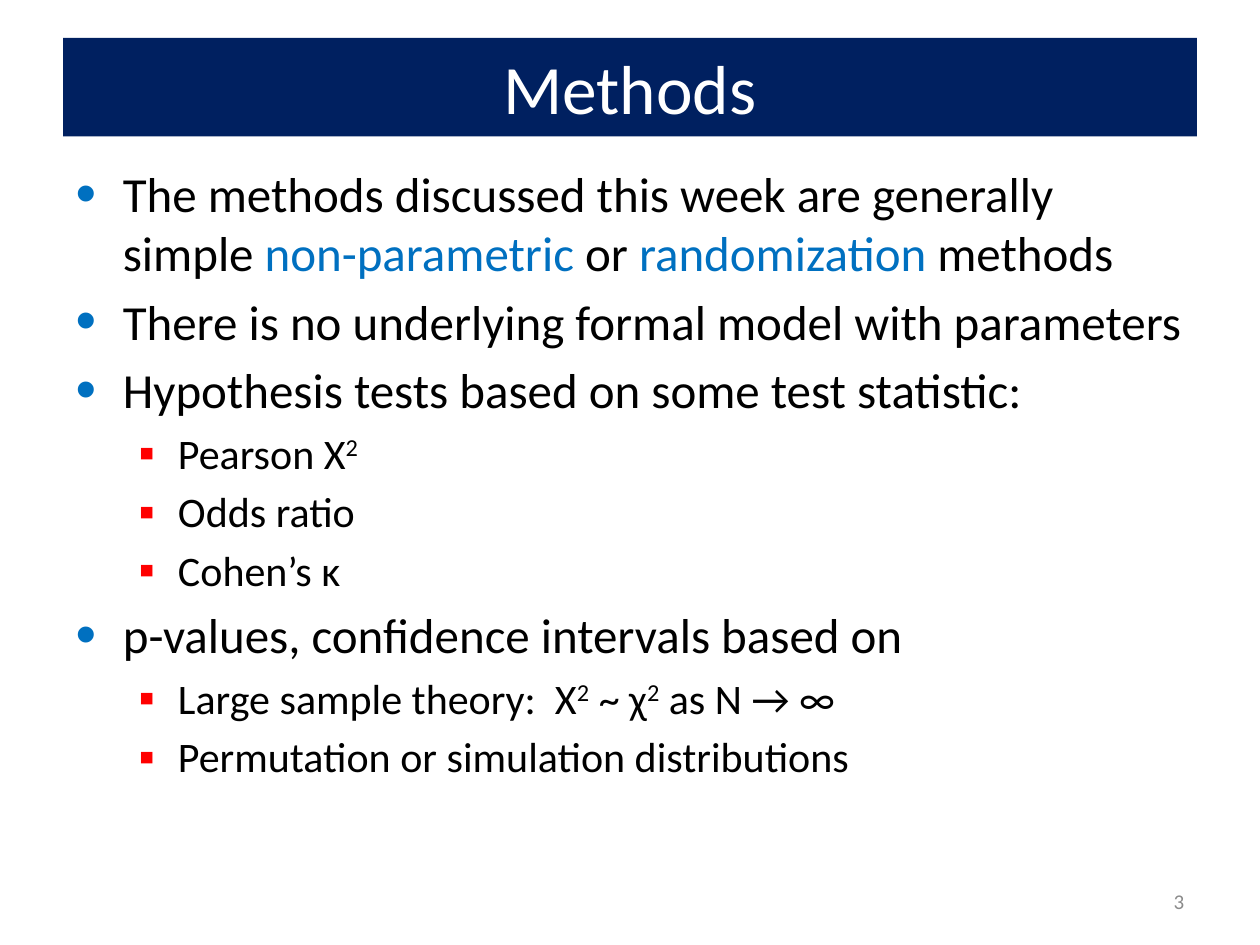
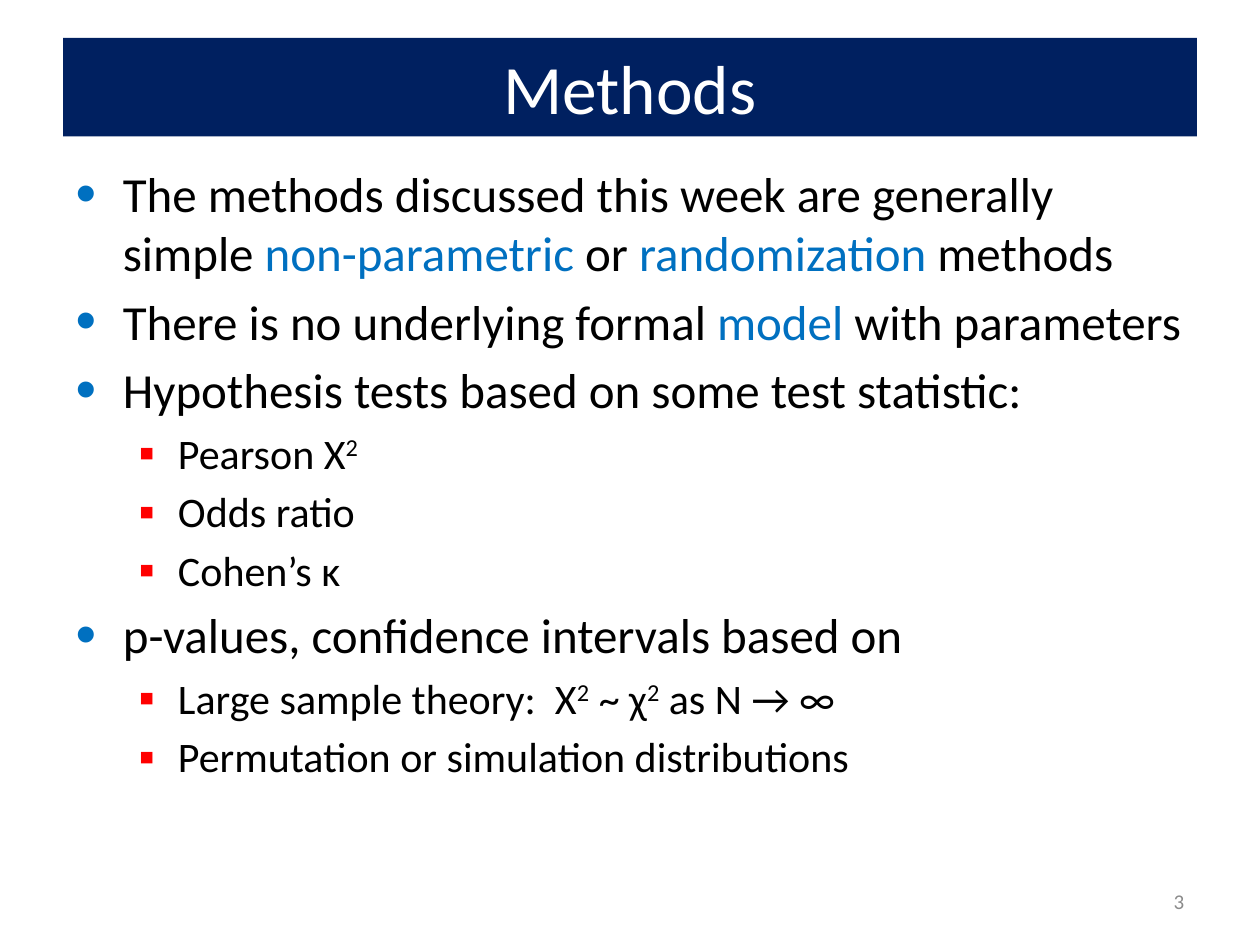
Before and after one commit to friendly/psy6136, a slide deck: slide 3 of lectures/03-Twoway1.pptx. Drawn at 1260x945 pixels with LibreOffice and Linux fonts; fonts in the diff are those of the drawing. Boxes give left, top, right and bottom in pixels: in the first picture for what was removed or moved away, otherwise in the second. Text is boxed around its words. In the diff, an @@ line names an element or a change of style, - is before the commit and + after.

```diff
--- a/lectures/03-Twoway1.pptx
+++ b/lectures/03-Twoway1.pptx
@@ text at (123,306,1181,349): text colour #000000 to #0070C0 in "model" @@
```
Also in this commit, not shown: 1 other slide changed, 9 other files.
